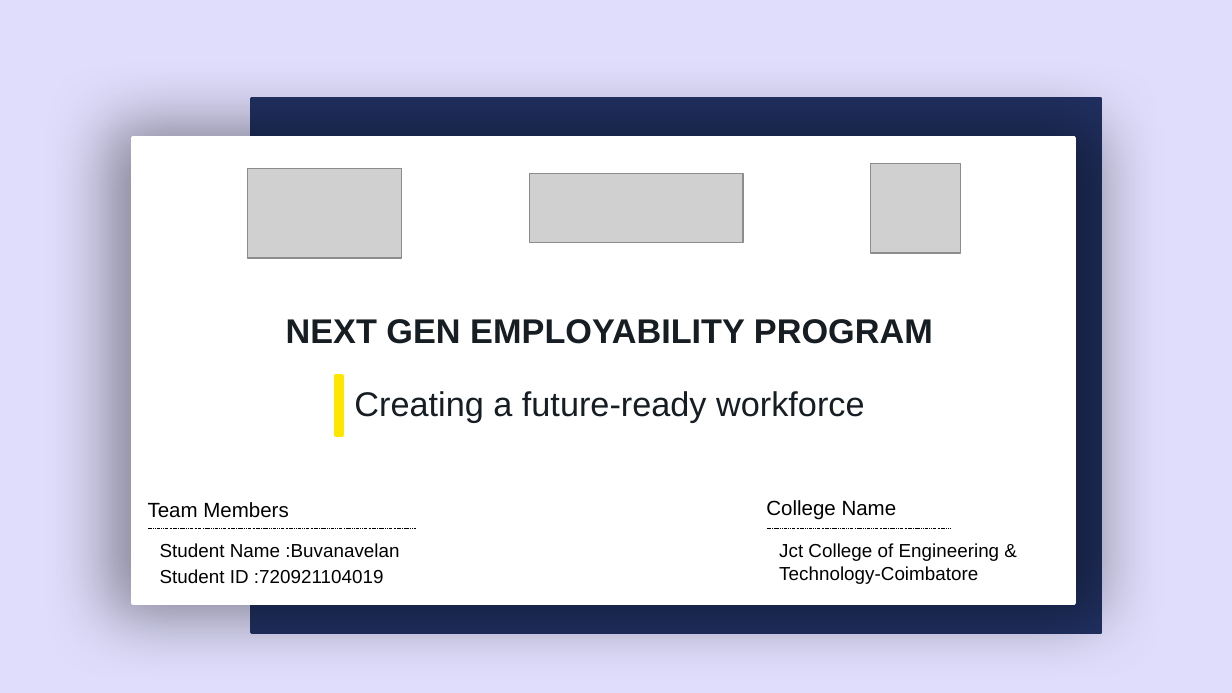
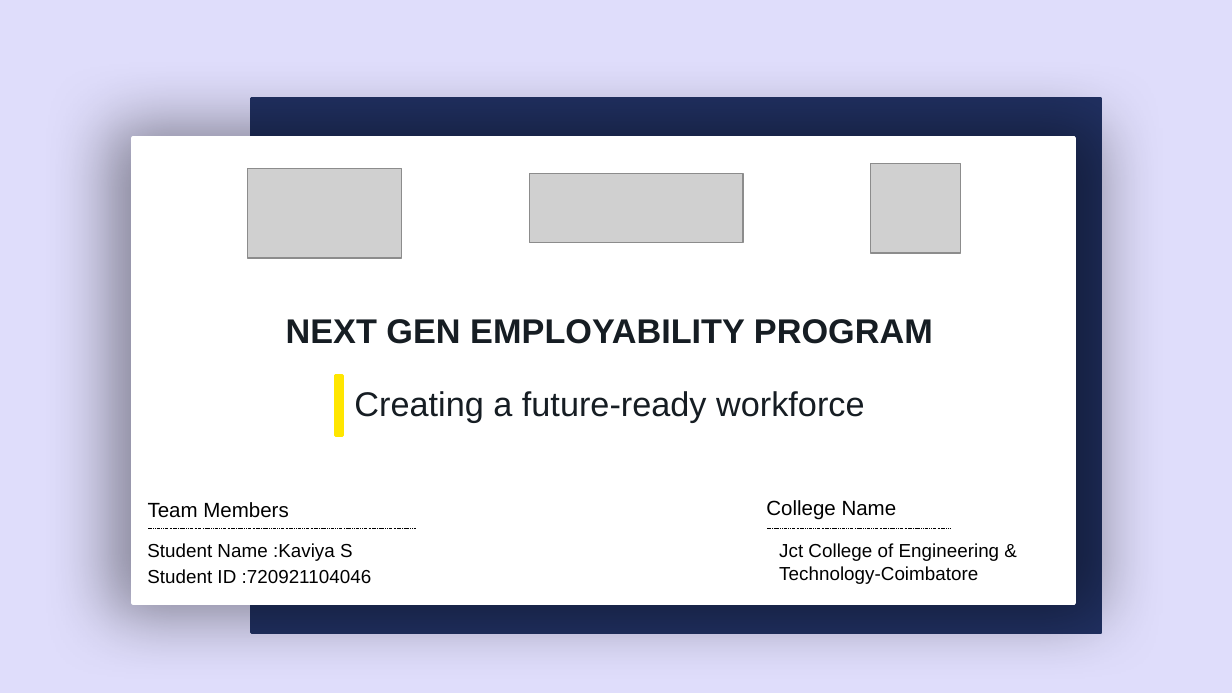
Before and after one commit to Amlu2004/Notesharingapplicationusingdjango_kaviyas-4046-JCT, a slide deck: slide 1 of Notes Sharing Web Application using Django Framework - Buvanavelan(4019,JCTCET).pptx. Drawn at 1232x693 pixels with LibreOffice and Linux fonts; fonts in the diff are those of the drawing; grey boxes stand for pictures; background and template pictures are left out. Boxes give left, top, right and bottom in pixels: in the first picture for what was removed or moved away, otherwise in the second. Text is boxed around its words. In the diff, an @@ line names an element or a change of style, - is before the commit and + after.

Commit message:
project submission

```diff
--- a/Notes Sharing Web Application using Django Framework - Buvanavelan(4019,JCTCET).pptx
+++ b/Notes Sharing Web Application using Django Framework - Buvanavelan(4019,JCTCET).pptx
@@ text at (147, 543, 372, 584): text changed @@
-Student Name :Buvanavelan
-Student ID :720921104019
+Student Name :Kaviya S
+Student ID :720921104046
```
